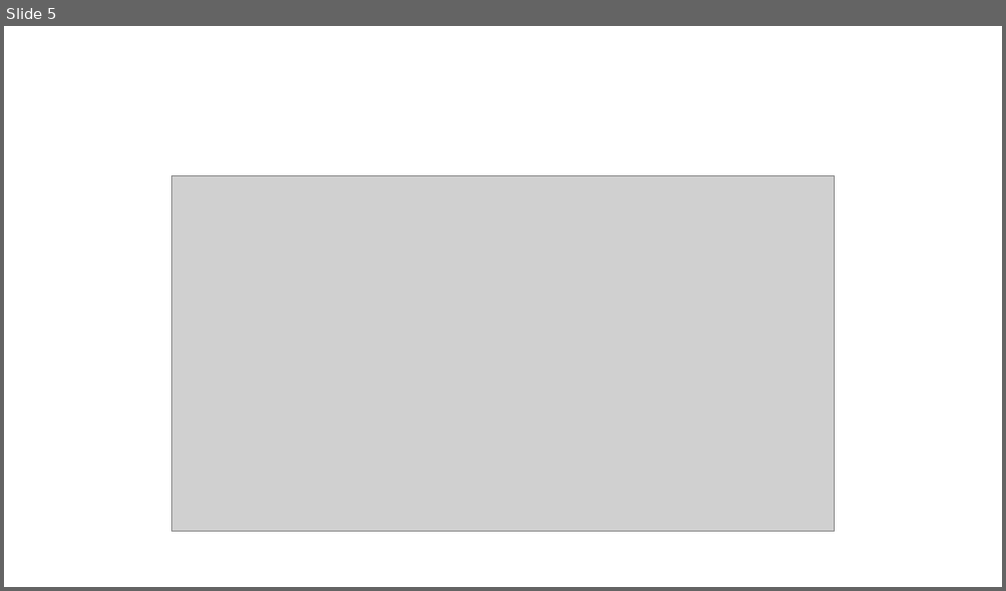
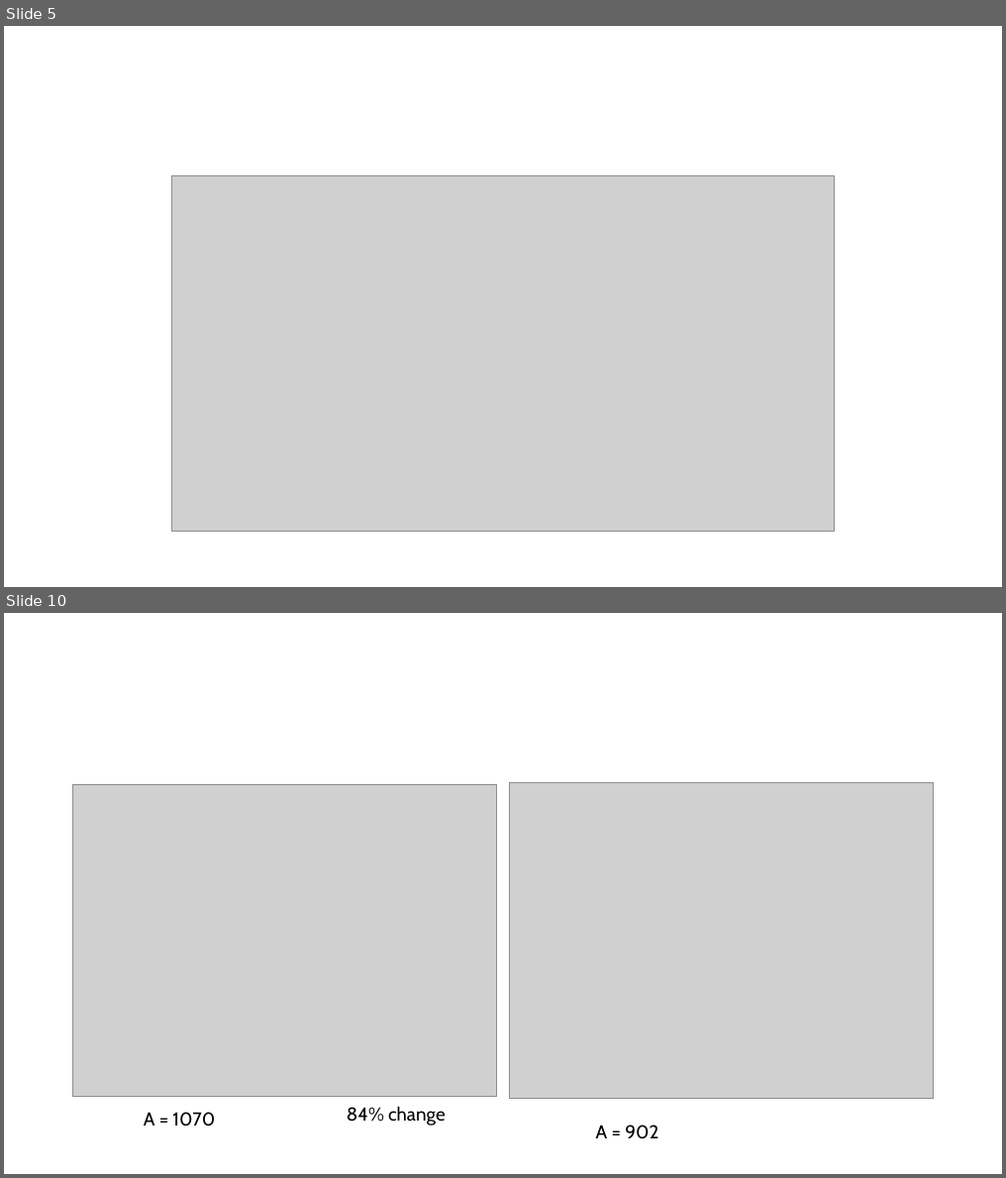
Before and after one commit to joshlwhitehead/work, a slide deck: analysis/fluorimeter/fluoroStack/fluoroStackTolerance.pptx. Shown one above the other, each under a label of ours: slide 5 before the commit, slides 5 and 10 after it; the slides between them are not shown. The pictures are 1006x591 and 1006x1178 pixels, drawn with LibreOffice and Linux fonts; fonts in the diff are those of the drawing; grey boxes stand for pictures. Boxes give left, top, right and bottom in pixels: in the first picture for what was removed or moved away, otherwise in the second. Text is boxed around its words. In the diff, an @@ line names an element or a change of style, - is before the commit and + after.

```diff
--- a/analysis/fluorimeter/fluoroStack/fluoroStackTolerance.pptx
+++ b/analysis/fluorimeter/fluoroStack/fluoroStackTolerance.pptx
@@ slide 10 added at <box>4,613,1002,1174</box>, background #FFFFFF @@
@@ picture added at <box>73,784,497,1097</box> @@
@@ picture added at <box>509,782,934,1098</box> @@
@@ text added at <box>144,1112,215,1127</box>, 18 pt, text #000000 @@
+A = 1070
@@ text added at <box>347,1106,446,1126</box>, 18 pt, text #000000 @@
+84% change
@@ text added at <box>596,1125,658,1140</box>, 18 pt, text #000000 @@
+A = 902
```
Also in this commit, not shown: 4 other slides added, 2 slides removed, 3 other files.
